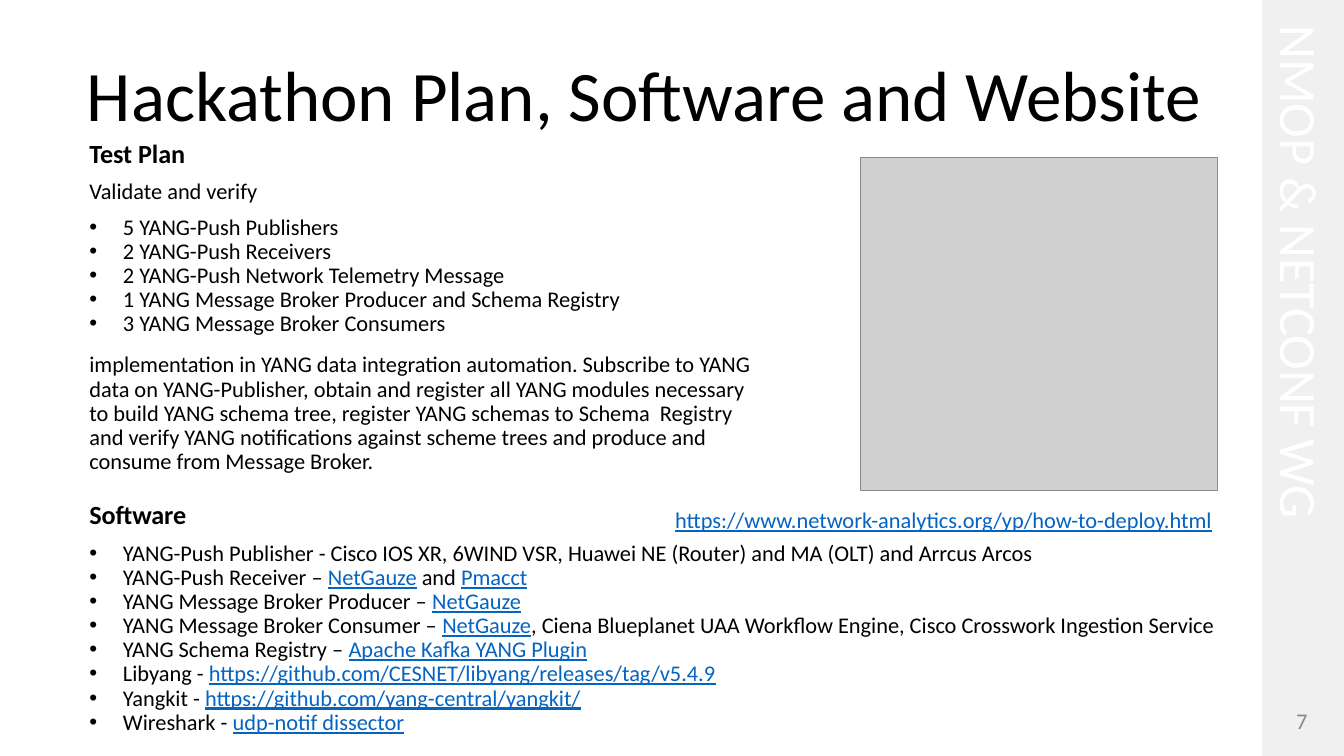
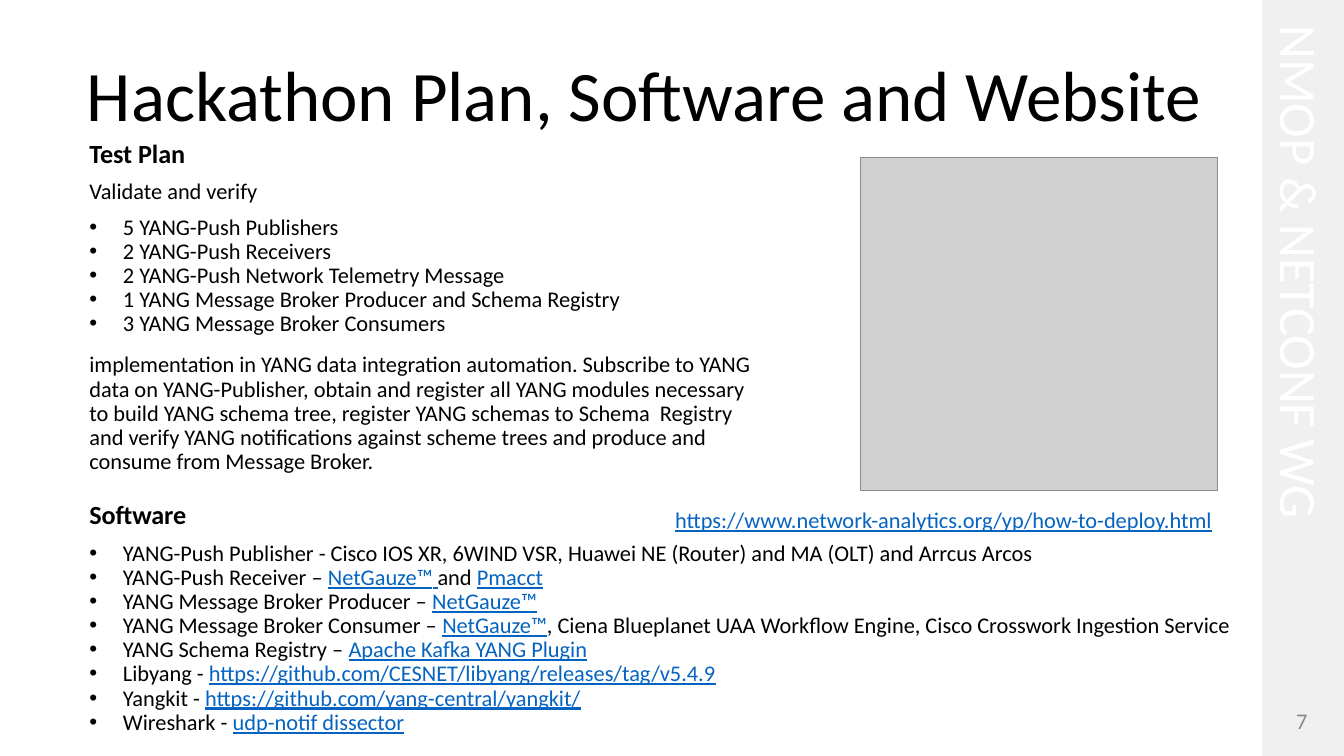
Before and after one commit to network-analytics/ietf-network-analytics-document-status, a slide deck: slide 7 of 126/NMOP/draft-ietf-nmop-yang-message-broker-integration-13.pptx. Drawn at 1344x756 pixels with LibreOffice and Linux fonts; fonts in the diff are those of the drawing; grey boxes stand for pictures. Boxes give left, top, right and bottom in pixels: in the first picture for what was removed or moved away, otherwise in the second. Text is boxed around its words. In the diff, an @@ line names an element or a change of style, - is before the commit and + after.

```diff
--- a/126/NMOP/draft-ietf-nmop-yang-message-broker-integration-13.pptx
+++ b/126/NMOP/draft-ietf-nmop-yang-message-broker-integration-13.pptx
@@ text at bbox=[123, 569, 1229, 637]: text changed @@
-• YANG-Push Receiver – NetGauze and Pmacct
-• YANG Message Broker Producer – NetGauze
-• YANG Message Broker Consumer – NetGauze, Ciena Blueplanet UAA Workflow Engine, Cisco Crosswork Ingestion Service
+• YANG-Push Receiver – NetGauze™ and Pmacct
+• YANG Message Broker Producer – NetGauze™
+• YANG Message Broker Consumer – NetGauze™, Ciena Blueplanet UAA Workflow Engine, Cisco Crosswork Ingestion Service
```
Also in this commit, not shown: 7 other slides changed, 2 other files.
